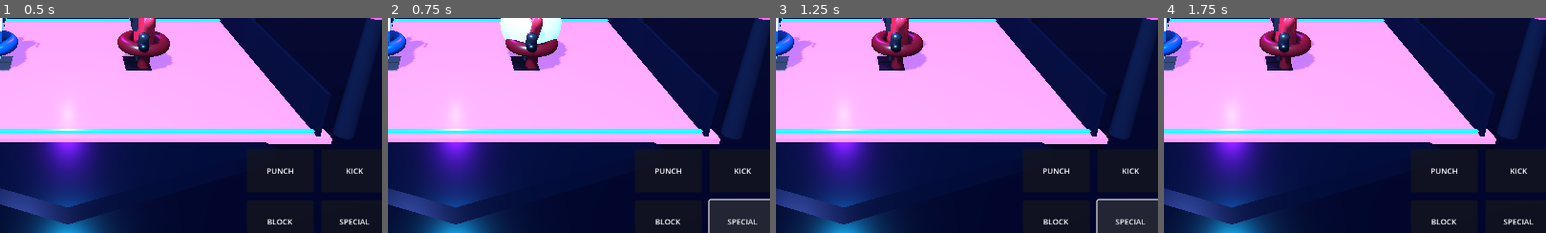
Above: before the commit, frames 1-4 (left to right).
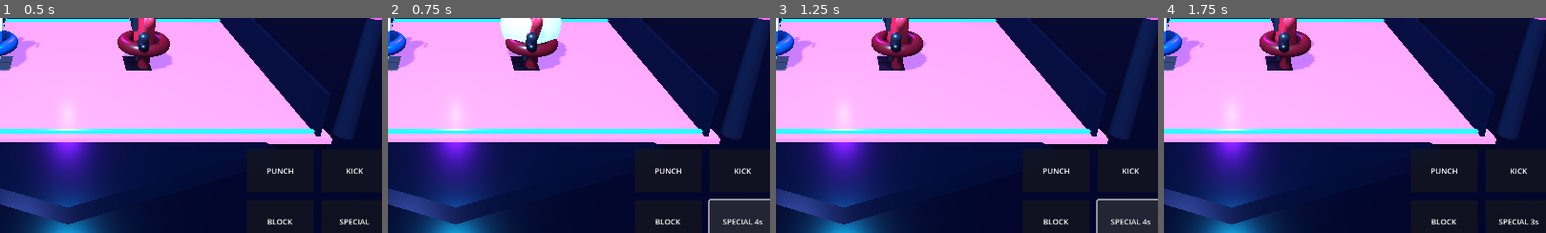
Above: after the commit, the same moments.

Repository: mannasubhadeep81-glitch/studious-octo-fishstick
Game: Godot game, scene res://main.tscn
The game is run twice, just before and just after one commit, with the same random seed, the same clock (stepped at 60 frames per second) and the same inputs.
Inputs:
- Up to frame 1 (0.5 s): no input
- Up to frame 2 (0.75 s): click "SPECIAL" at 0.5 s
- Up to frame 3 (1.25 s): no input
- Up to frame 4 (1.75 s): click "MOVE ●" at 1.25 s
The pictures show only the part of the screen within x 41-91%, y 39-89%; the shares and areas given below are measured in that part.

Frame 1 is identical in both runs. In frame 2, 0.2% of the frame differs, in the area x 87-98%, y 93-96%; in frame 3, 0.2%; in frame 4, 0.2%, in the area x 87-98%, y 93-97%.
Error in both runs: Invalid access to property or key 'global_position' on a base object of type 'InputEventScreenTouch'. (res://main.gd:378)

Commit message:
Show special attack cooldown on the combat button

Diff:
--- a/FighterArena/main.gd
+++ b/FighterArena/main.gd
@@ -570,8 +570,14 @@
 
     if special_cooldown > 0.0:
         special_cooldown = maxf(0.0, special_cooldown - delta)
+        if is_instance_valid(special_button):
+            special_button.text = "SPECIAL " + str(ceili(special_cooldown)) + "s"
         if special_cooldown <= 0.0 and not round_over:
+            if is_instance_valid(special_button):
+                special_button.text = "SPECIAL"
             _set_status("SPECIAL READY")
+    elif is_instance_valid(special_button) and not round_over:
+        special_button.text = "SPECIAL"
 
     if round_over:
         return
